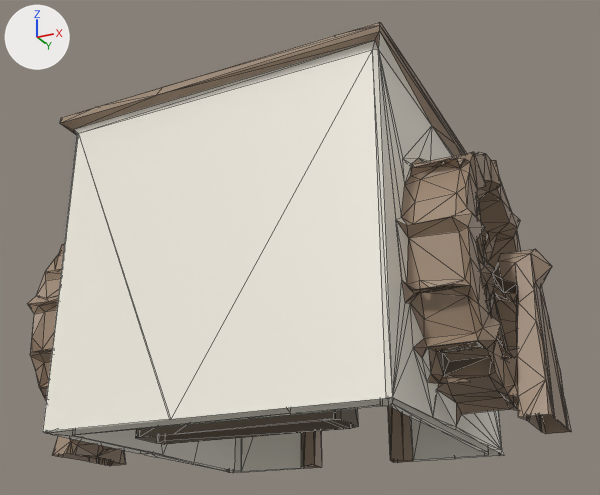
Renders of the glTF model docs/univers/archipeo/batiments/modeles/5e-batiment-moulin-de-sillon/etape-1.glb from each side of a commit.
Before and after are seen from a camera (50 mm lens) standing at (0.699, -1.328, -0.232) and looking at (0.029, 0.011, 0.371). Every picture has the same lights, and +X, +Y and +Z are marked at upper left. The first picture is the older version. Mesh edges are drawn as thin lines. Vertices at exactly the same position are counted once.

Names of what the first picture shows: 'geometry_0'.
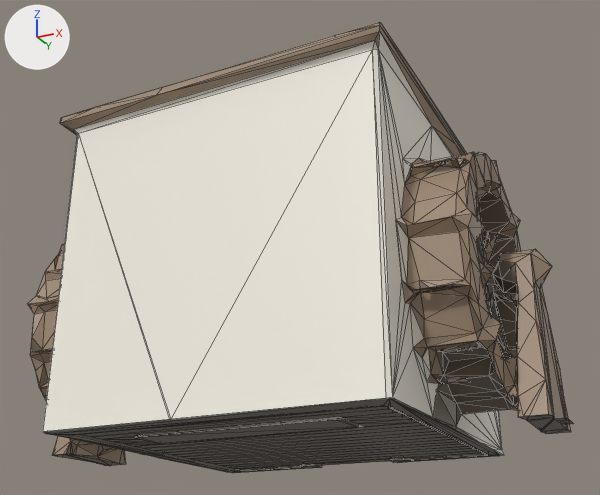
Changed parts and their boxes (x1, y1, x2, y2) in the pictures (600 x 495 px):
'geometry_0', reshaped: before (28, 22, 571, 473); after (28, 22, 573, 473)
part 1 of me_geometry_0, added: after (82, 406, 484, 470)
part 2 of me_geometry_0, built on: before (43, 134, 571, 473); after (43, 134, 573, 473)
part 3 of me_geometry_0, recoloured: before (32, 158, 541, 471); after (32, 158, 518, 471)

Edits to the bpy script that builds the scene:
```text
Change me_geometry_0:
    used by ob_geometry_0; location = (0.0, 0.0, 0.0)
    remove me_geometry_0.from_pydata(...)  # 1171 vertices, 2274 faces; spans x -0.491..0.492, y -0.299..0.36, z 0.0..0.59
    add me_geometry_0.from_pydata(...)  # 1231 vertices, 2472 faces; spans x -0.491..0.492, y -0.299..0.36, z 0.0..0.59
    me_geometry_0 part 1: a new loose piece of 50 vertices spanning x -0.276..0.277, y -0.217..0.336, z 0.003, in mat_defaultmaterial
    me_geometry_0 part 2
    69 faces are deleted
    10 vertices are added at x -0.092..0.492, y -0.002..0.336, z 0.003
    223 new faces join them
    me_geometry_0 part 3: 958 kept faces spanning x -0.441..0.442, y -0.248..0.346, z 0.0..0.573 get new vertex colours; the middle colour goes from beige #a38d78 to brown #7c7062
```
